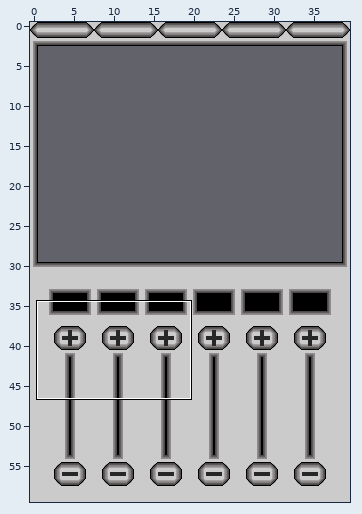
One commit to this Tiled map: assets/bg2.tmx. Above: a wide view before the commit, with the close-up outlined.
Close-up. Old version:
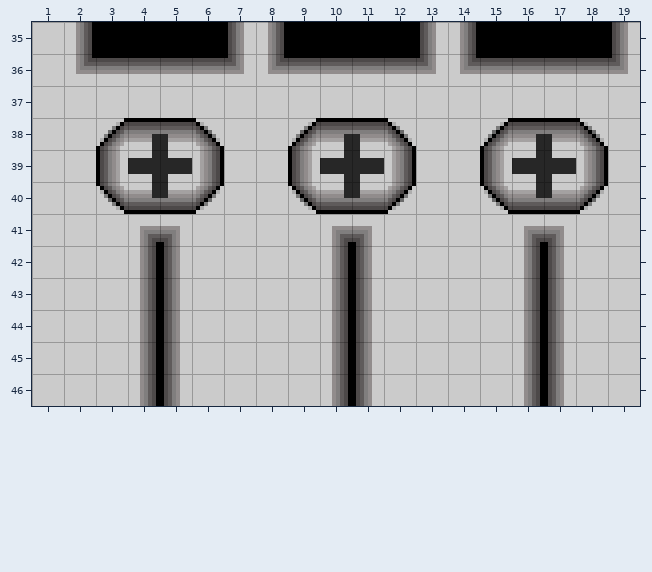
Cells are 8x8 px. Shown: x 1..19, y 35..46. The commit also changed other parts of the map, which this record leaves out.
Now the later version:
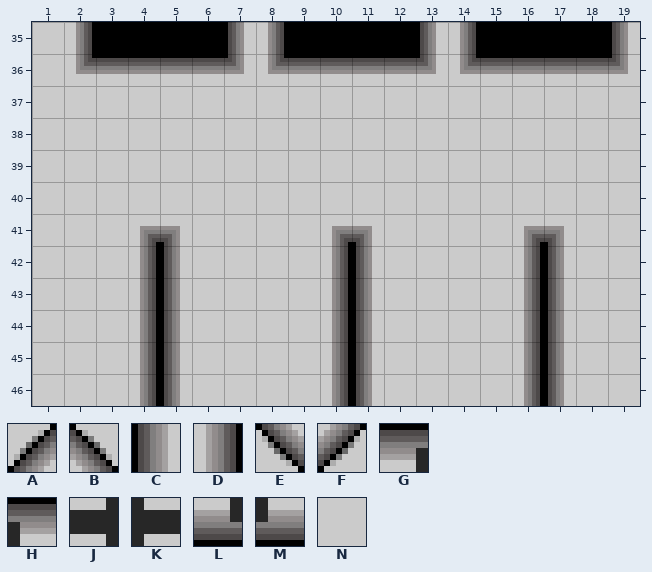
Key: from "minus": A 0, B 3, C 4, D 7, E 8, F 11; from "plus": G 1, H 2, J 5, K 6, L 9, M 10; from "ram": N 5.
_ is an empty cell.
From old to new:
Layer "Tile Layer 1":
Tile N replaces tile A in row 38 at x 3, 9 and 15.
Tile N replaces tile B in row 38 at x 6, 12 and 18.
Tile N replaces tile C in row 39 at x 3, 9 and 15.
Tile N replaces tile D in row 39 at x 6, 12 and 18.
Tile N replaces tile E in row 40 at x 3, 9 and 15.
Tile N replaces tile F in row 40 at x 6, 12 and 18.
Tile N replaces tile G in row 38 at x 4, 10 and 16.
Tile N replaces tile H in row 38 at x 5, 11 and 17.
Tile N replaces tile J in row 39 at x 4, 10 and 16.
Tile N replaces tile K in row 39 at x 5, 11 and 17.
Tile N replaces tile L in row 40 at x 4, 10 and 16.
Tile N replaces tile M in row 40 at x 5, 11 and 17.
Where, in picture pixels (left, top, right, bottom), the same in both close-ups:
changed: (96, 118, 224, 214)
changed: (288, 118, 416, 214)
changed: (480, 118, 608, 214)
